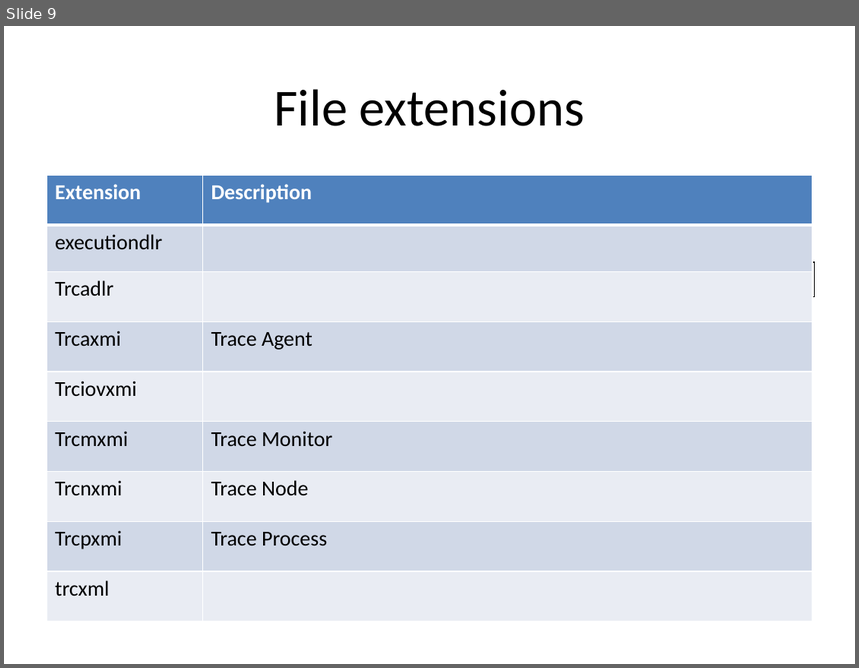
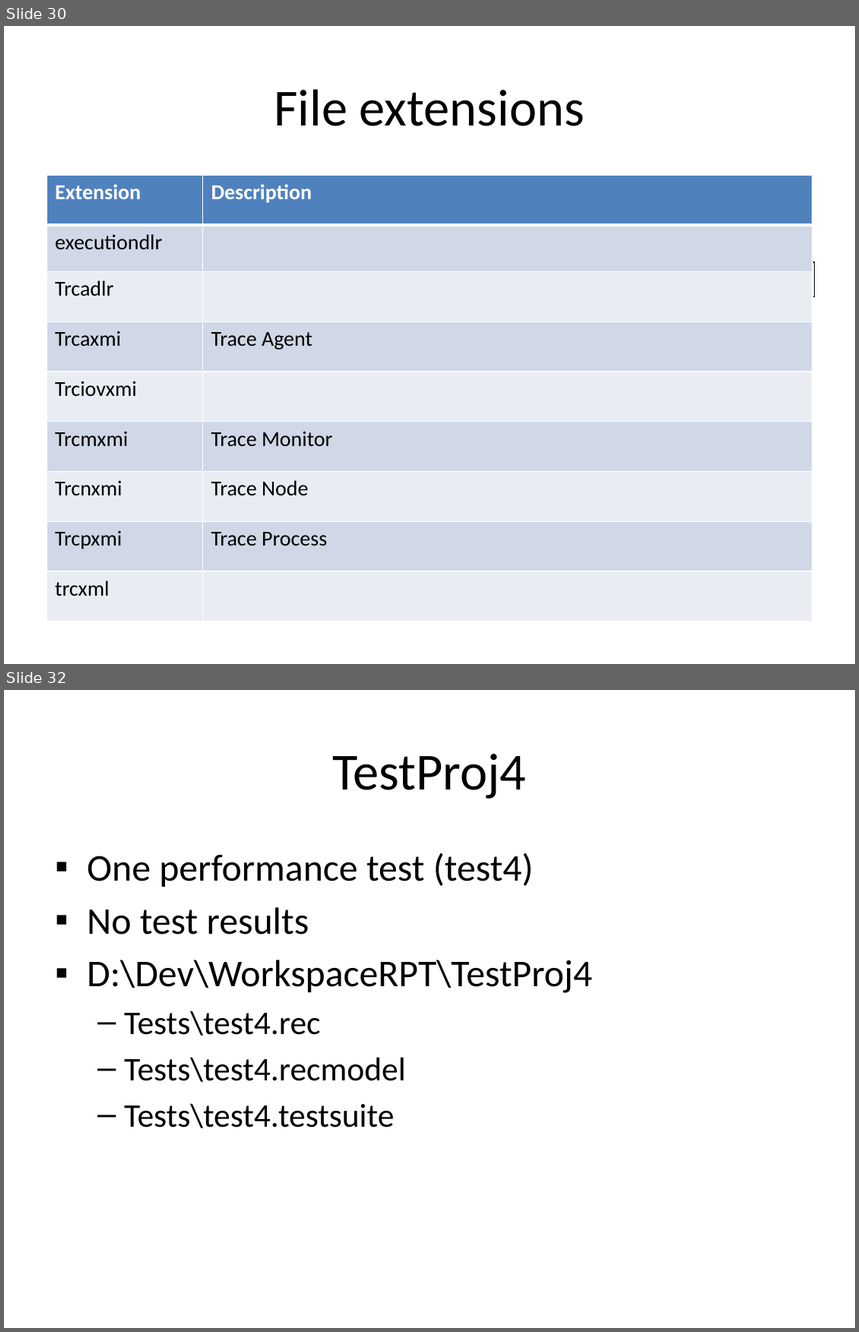
Before and after one commit to wsgan001/asegrp, a slide deck: papers/DRCPA/docs/PerfTest - Profiling via RPT.pptx. Shown one above the other, each under a label of ours: slide 9 before the commit, slides 30 and 32 after it; the slides between them are not shown. The pictures are 859x668 and 859x1332 pixels, drawn with LibreOffice and Linux fonts; fonts in the diff are those of the drawing. Boxes give left, top, right and bottom in pixels: in the first picture for what was removed or moved away, otherwise in the second. Text is boxed around its words. In the diff, an @@ line names an element or a change of style, - is before the commit and + after.

```diff
--- a/papers/DRCPA/docs/PerfTest - Profiling via RPT.pptx
+++ b/papers/DRCPA/docs/PerfTest - Profiling via RPT.pptx
@@ slide 32 added at (4,690,855,1328), background #FFFFFF @@
@@ title added at (332,754,526,799), 44 pt, text #000000 @@
+TestProj4
@@ text added at (87,853,592,1129), 32 pt, text #000000 @@
+▪ One performance test (test4)
+▪ No test results
+▪ D:\Dev\WorkspaceRPT\TestProj4
+  – Tests\test4.rec
+  – Tests\test4.recmodel
+  – Tests\test4.testsuite
@@ what was slide 9 is now slide 30 @@
```
Also in this commit, not shown: 13 other slides added.
